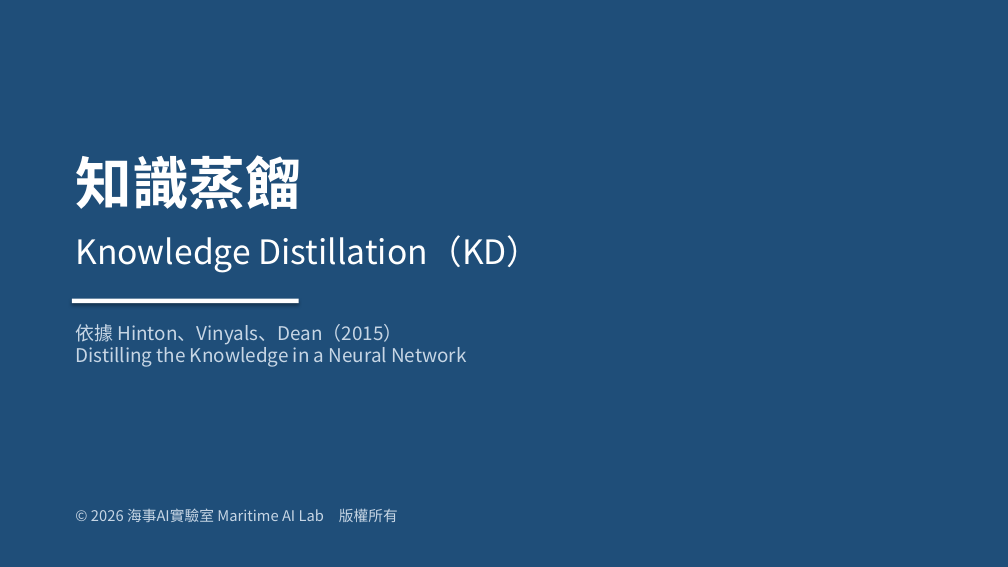
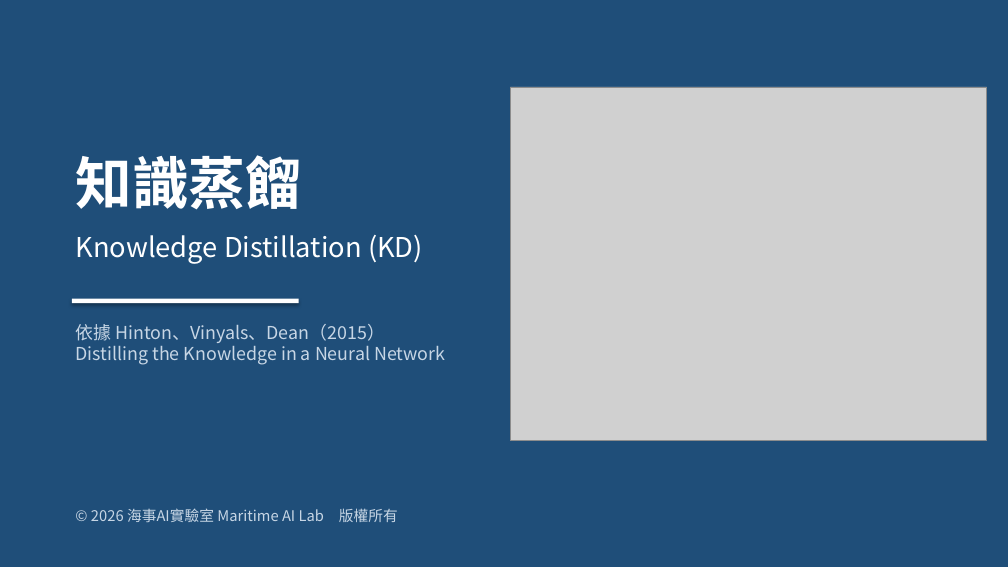
Before and after one commit to pychang-ai/115-1_DLMA, a slide deck: slide 1 of topics/knowledge-distillation/課外主題_知識蒸餾.pptx. Drawn at 1008x567 pixels with LibreOffice and Linux fonts; fonts in the diff are those of the drawing; grey boxes stand for pictures. Boxes give left, top, right and bottom in pixels: in the first picture for what was removed or moved away, otherwise in the second. Text is boxed around its words. In the diff, an @@ line names an element or a change of style, - is before the commit and + after.

```diff
--- a/topics/knowledge-distillation/課外主題_知識蒸餾.pptx
+++ b/topics/knowledge-distillation/課外主題_知識蒸餾.pptx
@@ picture added at bbox=[510, 87, 987, 441] @@
@@ text "知識蒸餾" at bbox=[75, 155, 302, 210]: alignment justified to left @@
@@ text at bbox=[75, 235, 423, 264]: text changed; size 32 to 26 pt @@
-Knowledge Distillation（KD）
+Knowledge Distillation (KD)
@@ text "依據 Hinton、Vinyals、Dean（2015）" at bbox=[75, 324, 445, 365]: size 18 to 17 pt; alignment justified to left @@
```
Also in this commit, not shown: 2 other files.
